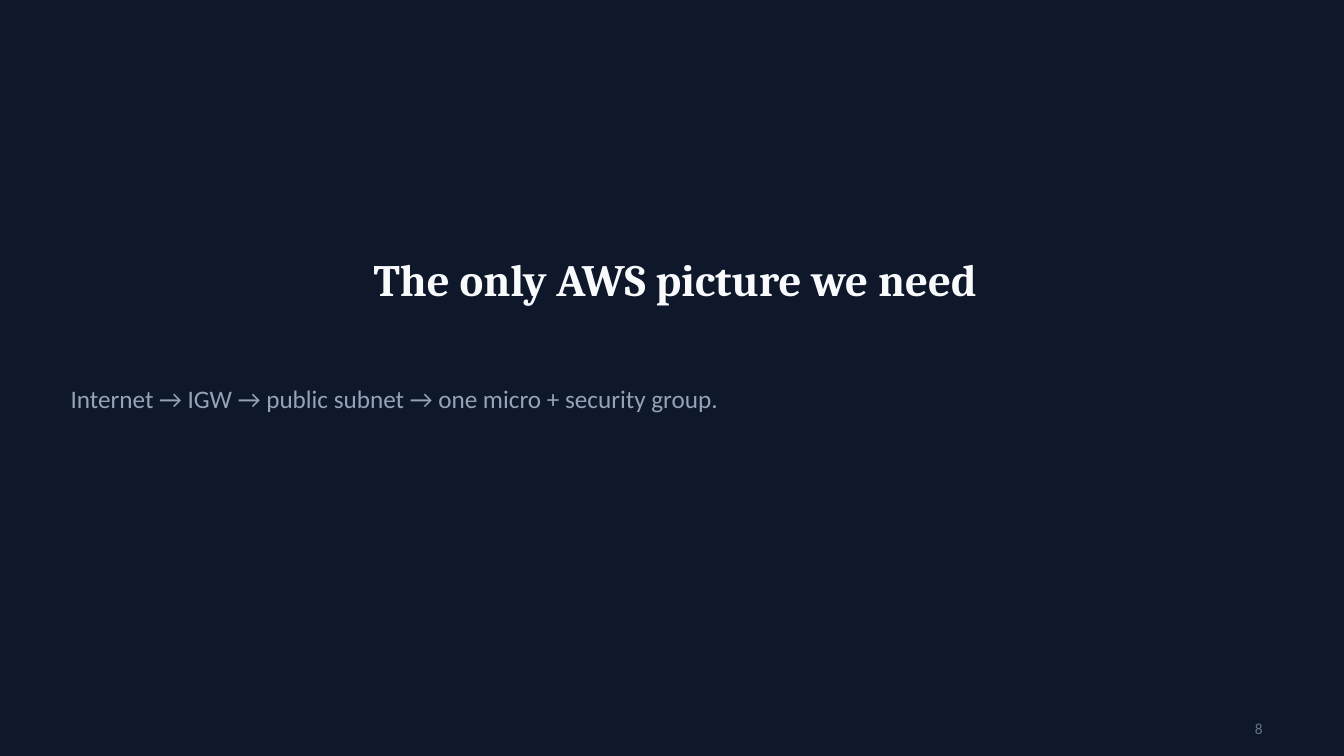
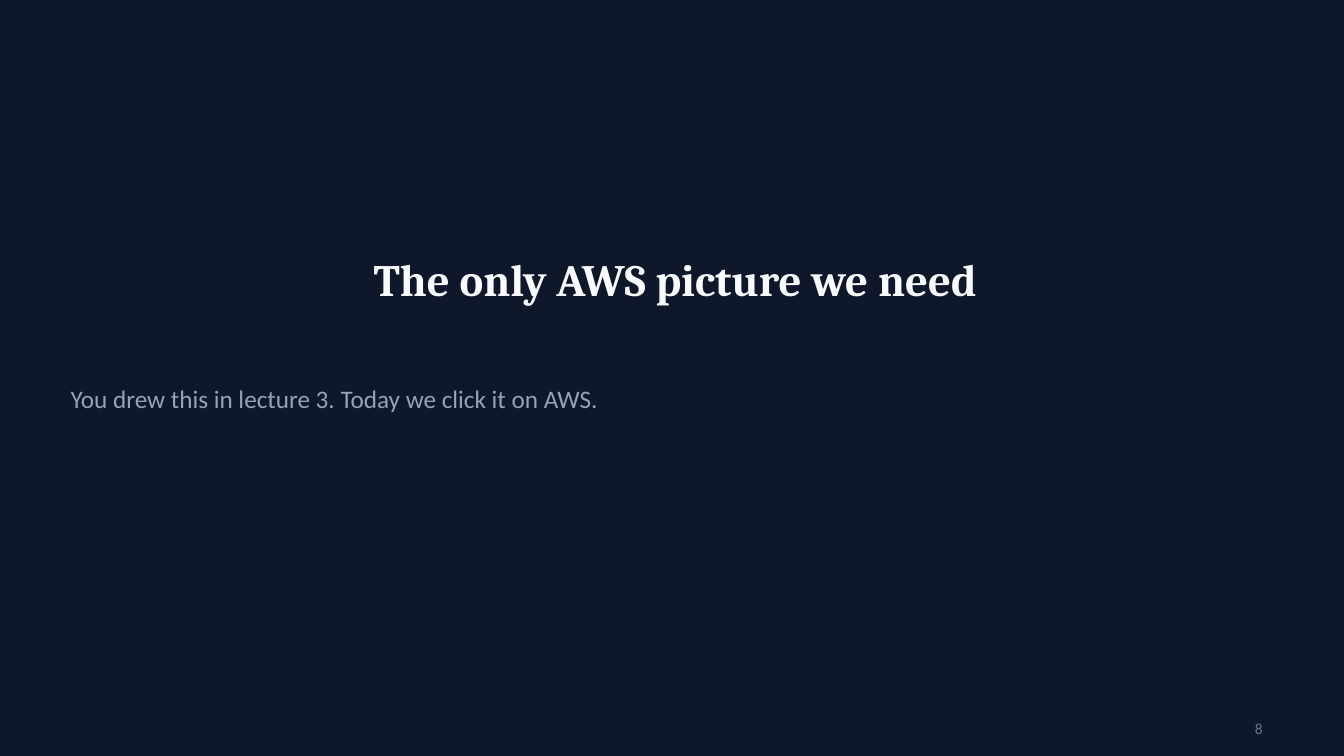
Before and after one commit to mayurb99/Devops_Beginners, a slide deck: slide 8 of lec-04/presentation/lec-04-aws-fundamentals.pptx. Drawn at 1344x756 pixels with LibreOffice and Linux fonts; fonts in the diff are those of the drawing. Boxes give left, top, right and bottom in pixels: in the first picture for what was removed or moved away, otherwise in the second. Text is boxed around its words. In the diff, an @@ line names an element or a change of style, - is before the commit and + after.

```diff
--- a/lec-04/presentation/lec-04-aws-fundamentals.pptx
+++ b/lec-04/presentation/lec-04-aws-fundamentals.pptx
@@ text at (x1=71, y1=390, x2=598, y2=412): text changed @@
-Internet → IGW → public subnet → one micro + security group.
+You drew this in lecture 3. Today we click it on AWS.
```
Also in this commit, not shown: 10 other files.
